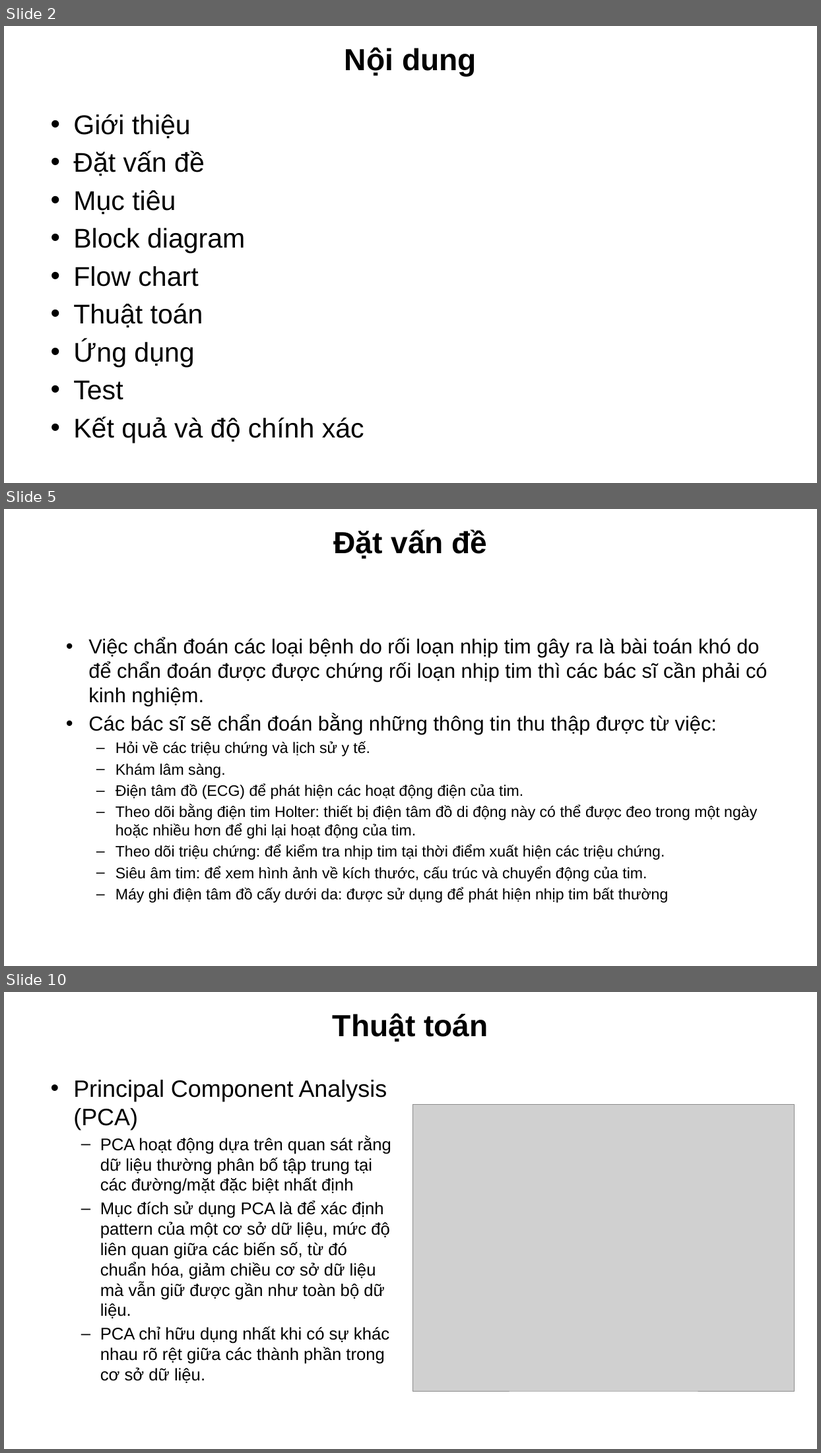
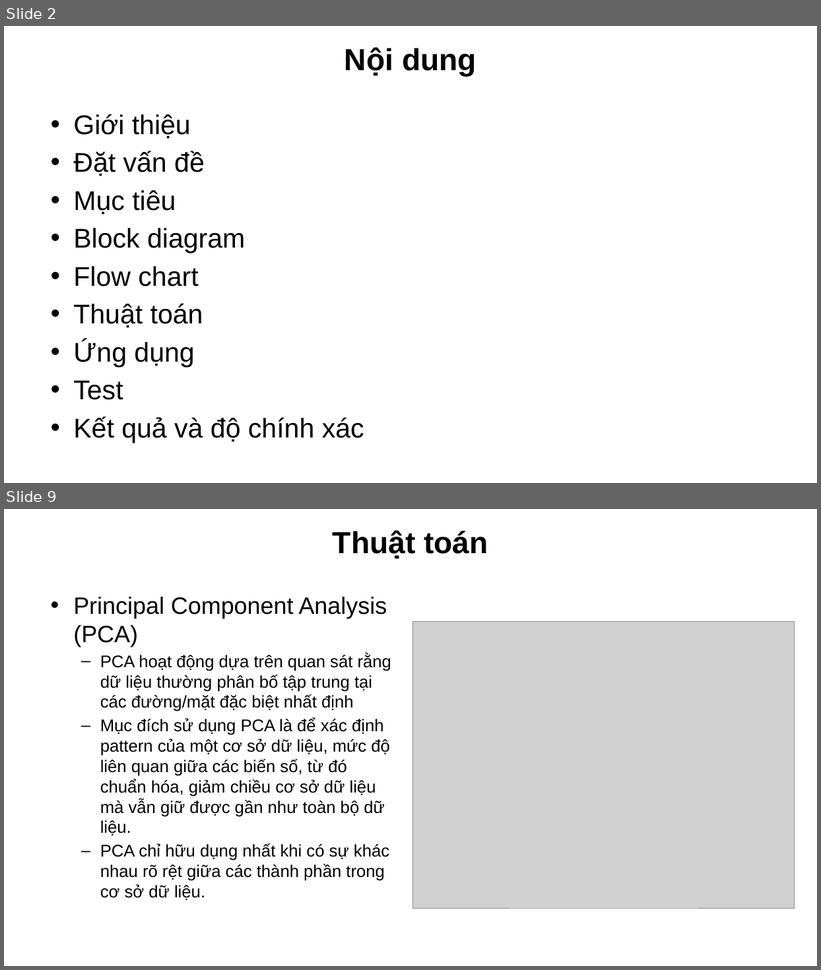
Before and after one commit to devalone2412/TLCN_DA3_MLearning, a slide deck: Machine Learning.pptx. Shown one above the other, each under a label of ours: slides 2, 5 and 10 before the commit, slides 2 and 9 after it; the slides between them are not shown. The pictures are 821x1453 and 821x970 pixels, drawn with LibreOffice and Linux fonts; fonts in the diff are those of the drawing; grey boxes stand for pictures; background and template pictures are left out. Boxes give left, top, right and bottom in pixels: in the first picture for what was removed or moved away, otherwise in the second. Text is boxed around its words. In the diff, an @@ line names an element or a change of style, - is before the commit and + after.

```diff
--- a/Machine Learning.pptx
+++ b/Machine Learning.pptx
@@ slide 5 removed at box(4, 509, 817, 966), background picture (left out) @@
@@ title removed at box(333, 529, 488, 559) @@
-Đặt vấn đề
@@ text removed at box(88, 638, 768, 903) @@
-• Việc chẩn đoán các loại bệnh do rối loạn nhịp tim gây ra là bài toán khó do để chẩn đoán được được chứng rối loạn nhịp tim thì các bác sĩ cần phải có kinh nghiệm.
-• Các bác sĩ sẽ chẩn đoán bằng những thông tin thu thập được từ việc:
-  – Hỏi về các triệu chứng và lịch sử y tế.
-  – Khám lâm sàng.
-  – Điện tâm đồ (ECG) để phát hiện các hoạt động điện của tim.
-  – Theo dõi bằng điện tim Holter: thiết bị điện tâm đồ di động này có thể được đeo trong một ngày hoặc nhiều hơn để ghi lại hoạt động của tim.
-  – Theo dõi triệu chứng: để kiểm tra nhịp tim tại thời điểm xuất hiện các triệu chứng.
-  – Siêu âm tim: để xem hình ảnh về kích thước, cấu trúc và chuyển động của tim.
-  – Máy ghi điện tâm đồ cấy dưới da: được sử dụng để phát hiện nhịp tim bất thường
@@ what was slide 10 is now slide 9 @@
```
Also in this commit, not shown: 14 slides changed, 1 slide added, 2 other slides removed.
